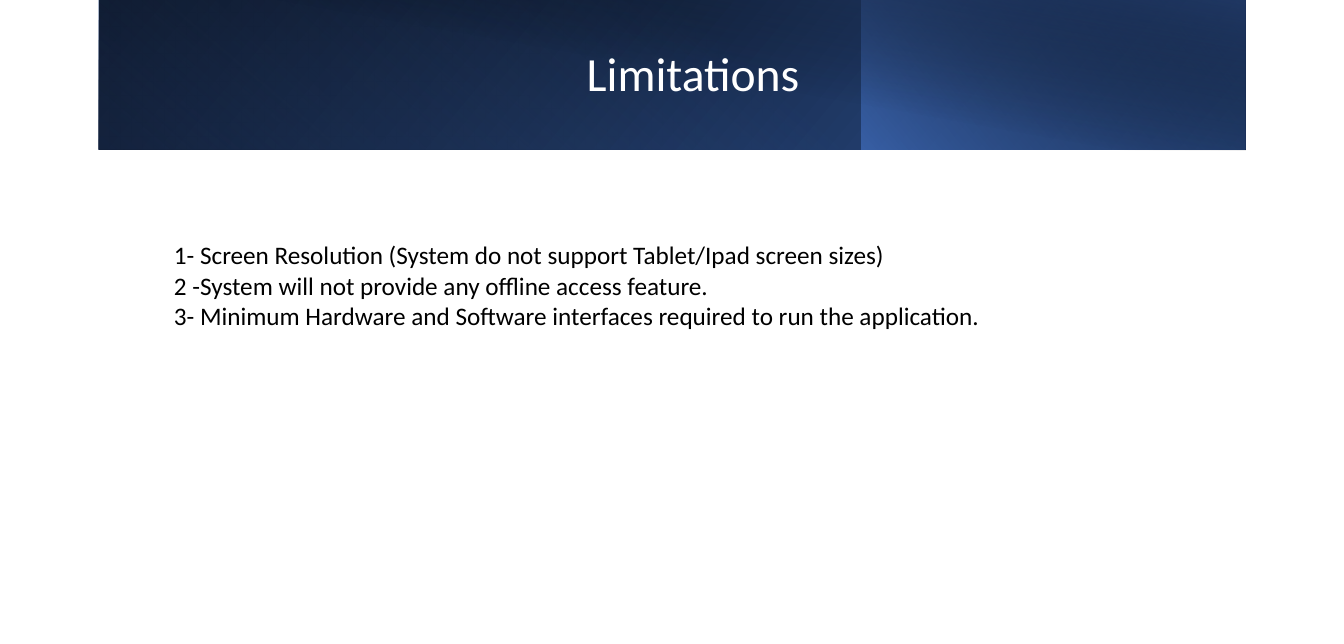
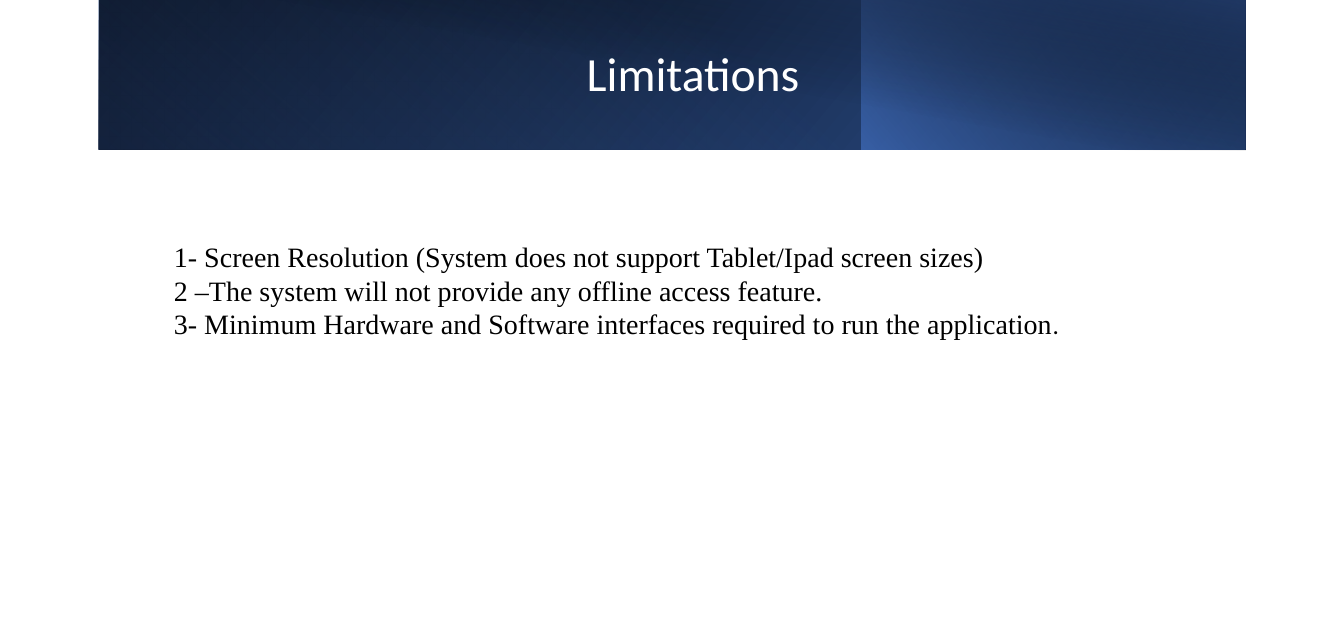
Before and after one commit to abhayarora23UNT/HMS_WebApp, a slide deck: slide 24 of HMS/Untignitots-del-5.pptx (slide 23 before the commit). Drawn at 1344x644 pixels with LibreOffice and Linux fonts; fonts in the diff are those of the drawing. Boxes give left, top, right and bottom in pixels: in the first picture for what was removed or moved away, otherwise in the second. Text is boxed around its words. In the diff, an @@ line names an element or a change of style, - is before the commit and + after.

```diff
--- a/HMS/Untignitots-del-5.pptx
+++ b/HMS/Untignitots-del-5.pptx
@@ text at (174, 247, 983, 306): text changed; size 18 to 20 pt; font Calibri to Times New Roman @@
-1- Screen Resolution (System do not support Tablet/Ipad screen sizes)
-2 -System will not provide any offline access feature.
+1- Screen Resolution (System does not support Tablet/Ipad screen sizes)
+2 –The system will not provide any offline access feature.
@@ text at (174, 314, 1051, 340): size 18 to 20 pt, font Calibri to Times New Roman in "3- Minimum Hardware and Software interfaces required ..." @@
```
Also in this commit, not shown: 3 other slides changed, 1 slide added.
